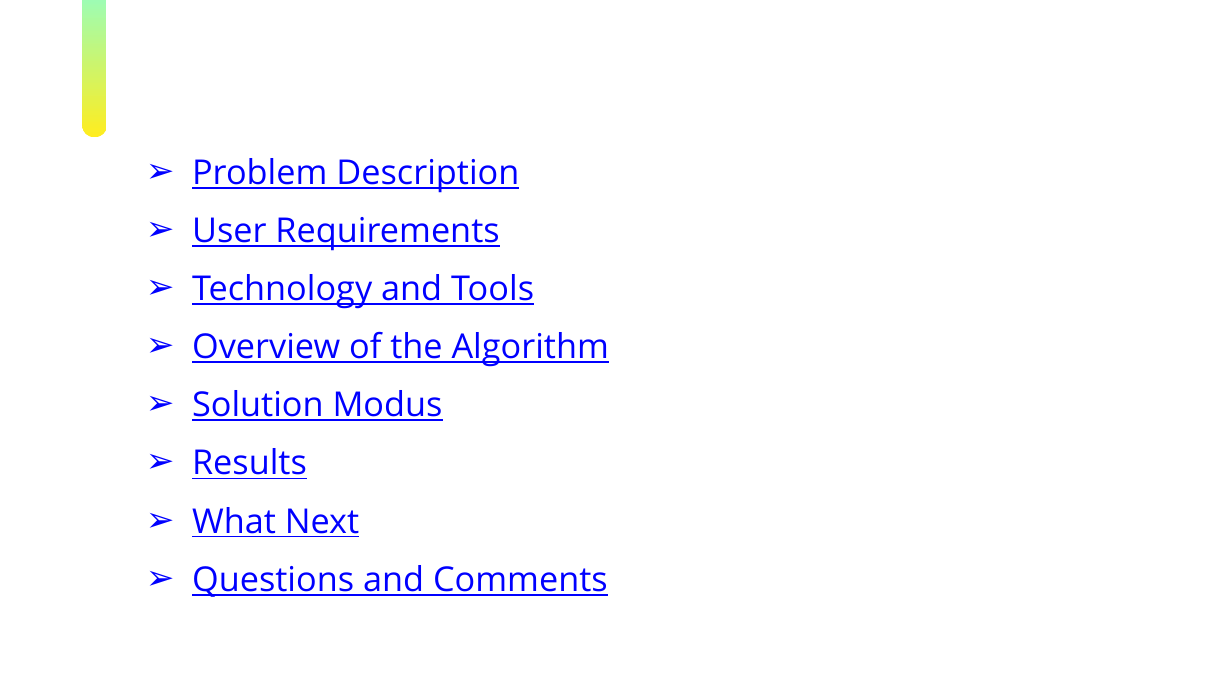
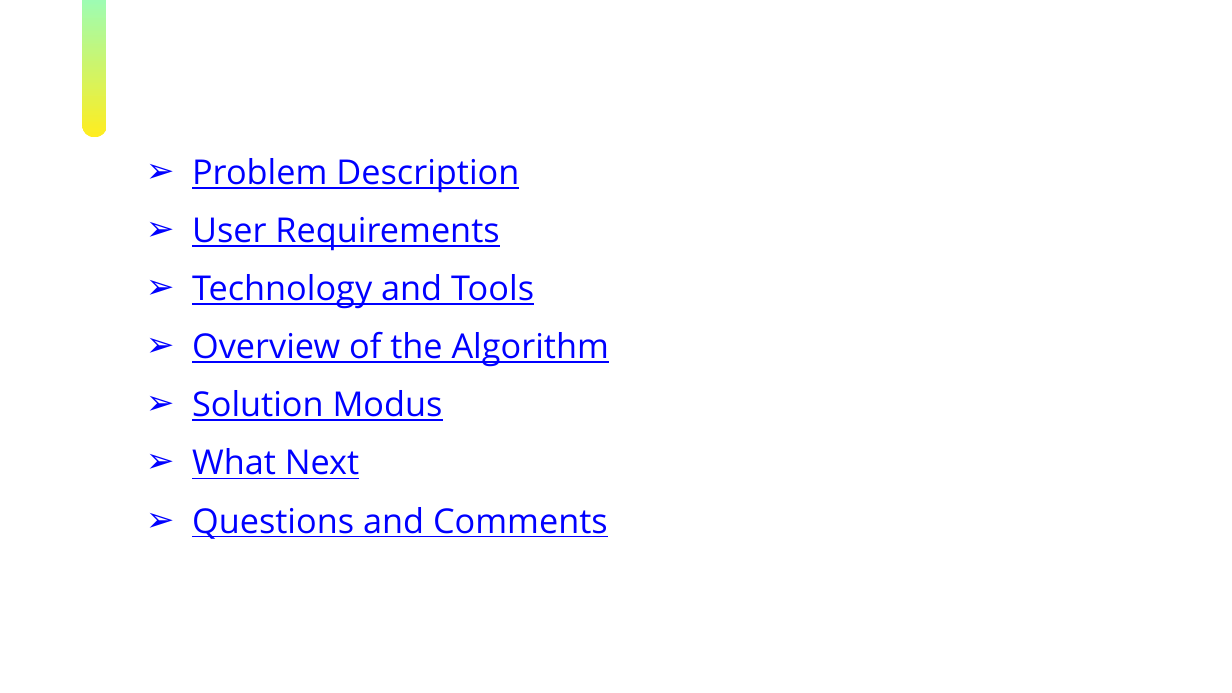
Before and after one commit to ramina1964/NQueenCore, a slide deck: slide 2 of Documentation/NQueen Presentation.pptx. Drawn at 1232x693 pixels with LibreOffice and Linux fonts; fonts in the diff are those of the drawing; background and template pictures are left out. Boxes give left, top, right and bottom in pixels: in the first picture for what was removed or moved away, otherwise in the second. Text is boxed around its words. In the diff, an @@ line names an element or a change of style, - is before the commit and + after.

```diff
--- a/Documentation/NQueen Presentation.pptx
+++ b/Documentation/NQueen Presentation.pptx
@@ subtitle at (192, 448, 307, 479): paragraph removed @@
-➢ Results
```
Also in this commit, not shown: 3 other slides changed, 9 slides removed, 2 other files.
